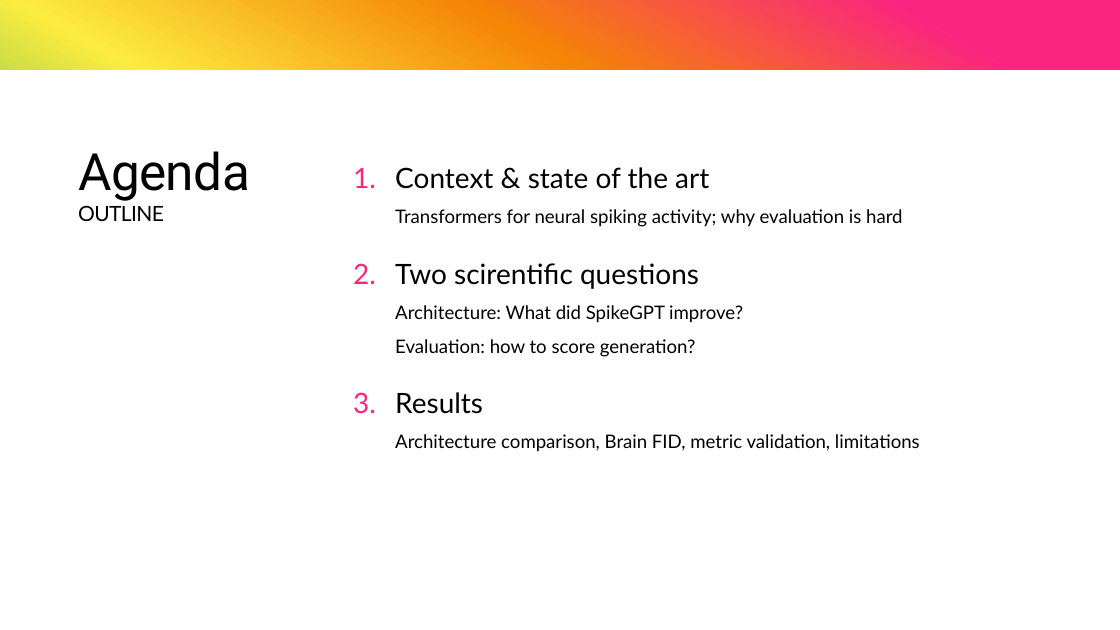
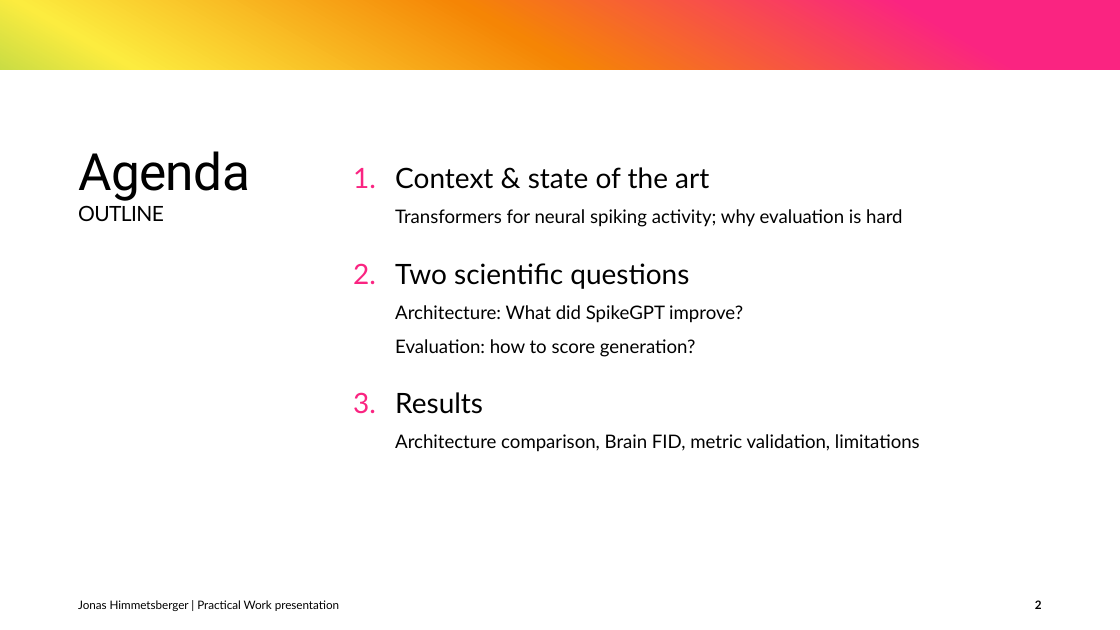
Before and after one commit to JonasHimmetsbergerStudent/BA, a slide deck: slide 2 of documents/Transformers as generative models for neural activity.pptx. Drawn at 1120x630 pixels with LibreOffice and Linux fonts; fonts in the diff are those of the drawing. Boxes give left, top, right and bottom in pixels: in the first picture for what was removed or moved away, otherwise in the second. Text is boxed around its words. In the diff, an @@ line names an element or a change of style, - is before the commit and + after.

```diff
--- a/documents/Transformers as generative models for neural activity.pptx
+++ b/documents/Transformers as generative models for neural activity.pptx
@@ text at (395, 263, 743, 357): text changed @@
-2. Two scirentific questions
-   Architecture: What did SpikeGPT improve?
-   Evaluation: how to score generation?
+2. Two scientific questions
+   Architecture: What did SpikeGPT improve?
+   Evaluation: how to score generation?
@@ text added at (78, 600, 339, 611), 10 pt, text #000000 @@
+Jonas Himmetsberger | Practical Work presentation
@@ page number added at (1035, 600, 1042, 609), 10 pt, text #000000, bold @@
+2
```
Also in this commit, not shown: 14 other slides changed, 6 slides added, 1 slide removed, 1 other file.
